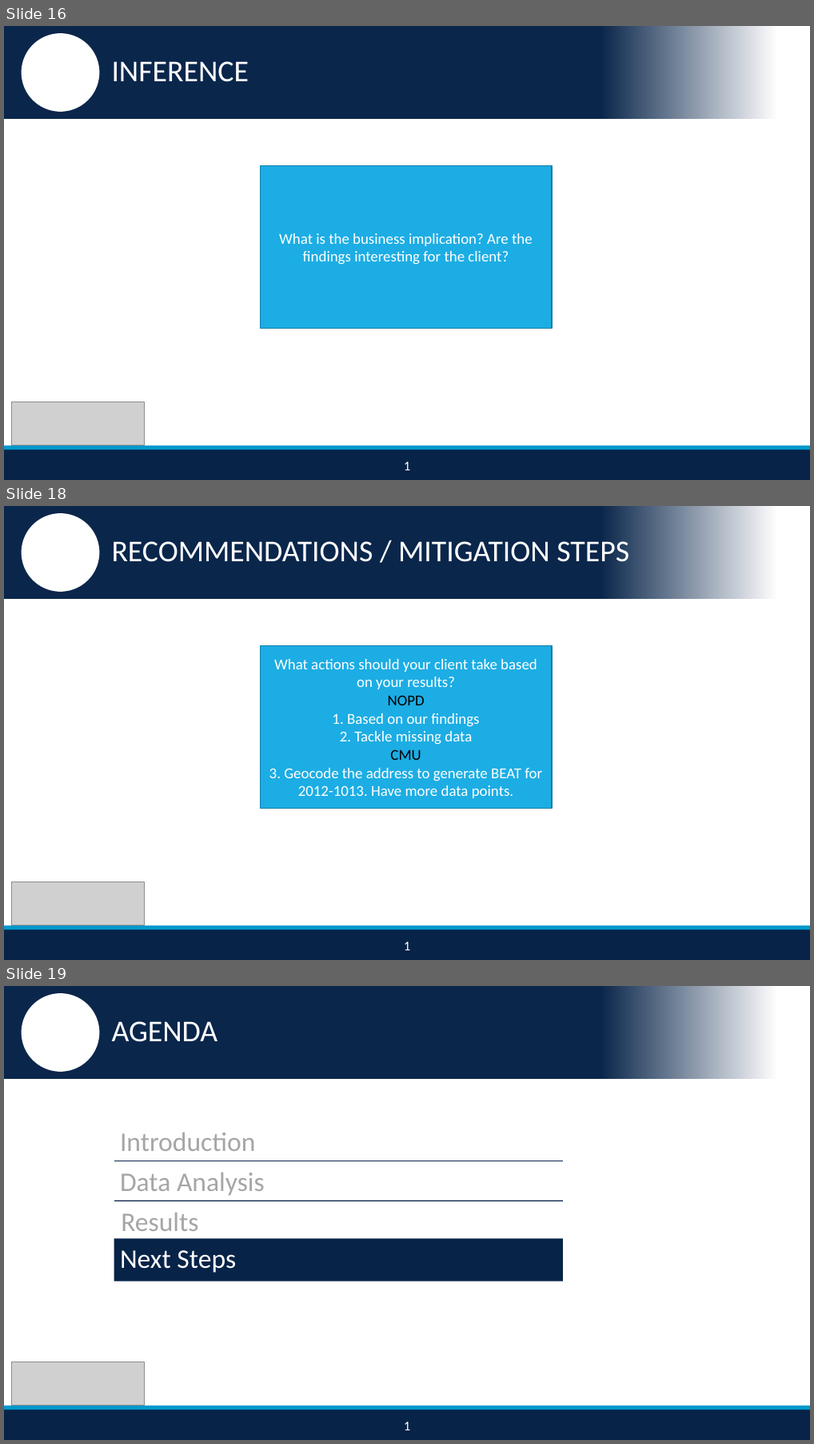
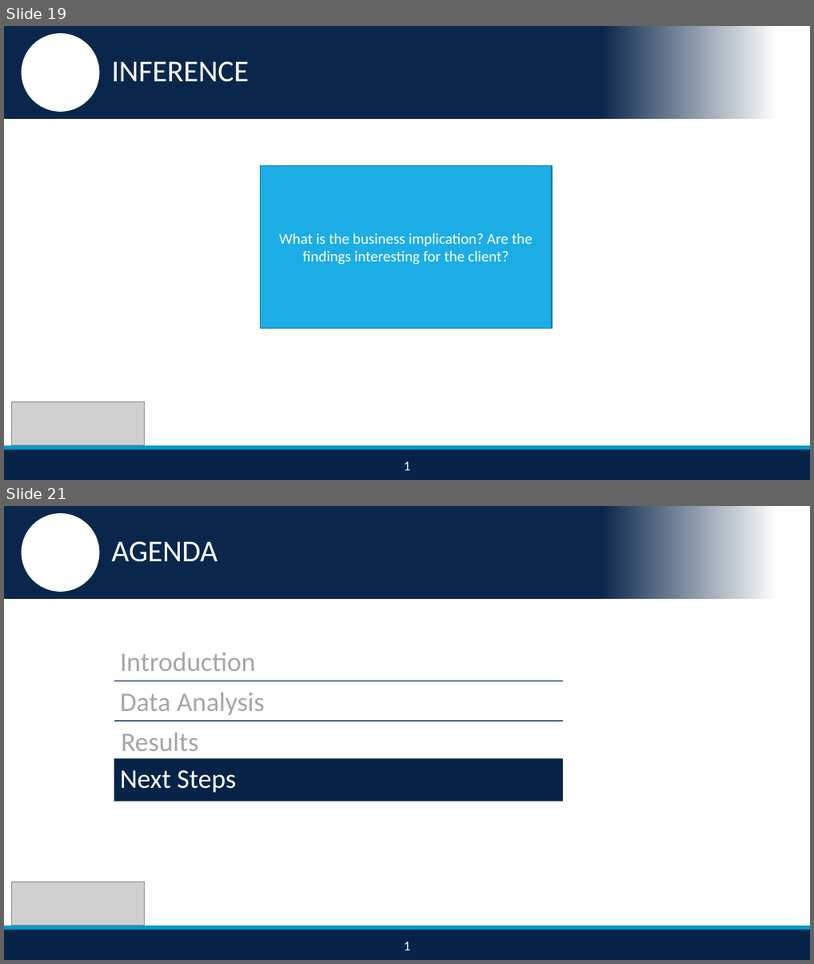
Before and after one commit to nikhilba/NOLA, a slide deck: Presentation/NOLA_Midterm_Presentation_v1.2.pptx. Shown one above the other, each under a label of ours: slides 16, 18 and 19 before the commit, slides 19 and 21 after it; the slides between them are not shown. The pictures are 814x1444 and 814x964 pixels, drawn with LibreOffice and Linux fonts; fonts in the diff are those of the drawing; grey boxes stand for pictures; background and template pictures are left out. Boxes give left, top, right and bottom in pixels: in the first picture for what was removed or moved away, otherwise in the second. Text is boxed around its words. In the diff, an @@ line names an element or a change of style, - is before the commit and + after.

```diff
--- a/Presentation/NOLA_Midterm_Presentation_v1.2.pptx
+++ b/Presentation/NOLA_Midterm_Presentation_v1.2.pptx
@@ slide 18 removed at (4, 506, 810, 960), background #FFFFFF; not listed: 4 template elements that a slide beside it also shows @@
@@ text removed at (112, 541, 630, 562) @@
-RECOMMENDATIONS / MITIGATION STEPS
@@ rectangle removed at (261, 646, 552, 808) @@
-What actions should your client take based on your results?
-NOPD
-1. Based on our findings
-2. Tackle missing data
-CMU
-3. Geocode the address to generate BEAT for 2012-1013. Have more data points.
@@ picture removed at (12, 882, 145, 924) @@
@@ text removed at (404, 941, 410, 950) @@
-1
@@ what was slide 16 is now slide 19 @@
@@ what was slide 19 is now slide 21 @@
```
Also in this commit, not shown: 11 slides changed, 4 slides added, 4 other files.
